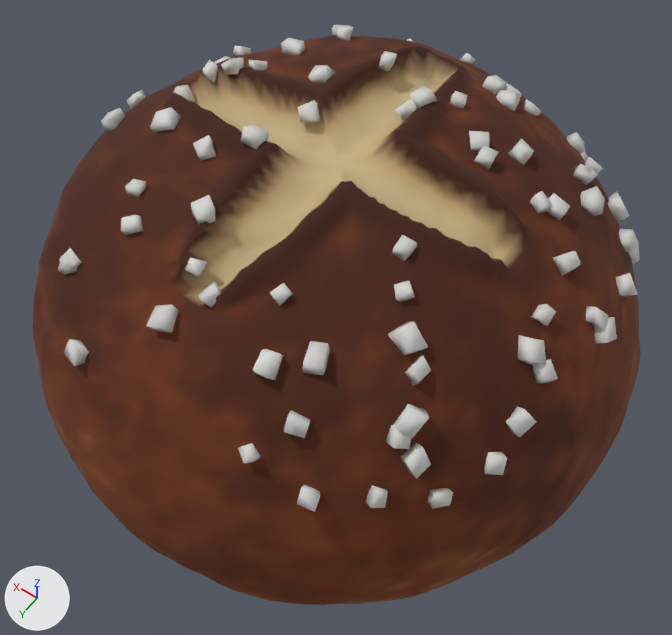
Two versions of the glTF model digitale-baeckerei/produkte-3d/laugenbroetchen.glb, one commit apart.
Both versions are drawn from a camera (50 mm lens) standing at (-0.052, 0.0727, 0.1281) and looking at (-0.0034, 0.0047, 0.0213). The lights are fixed; the arrows at lower left show +X, +Y and +Z. The first picture is the older version. Where no turn or scale is listed for an object, it has been applied to the vertices.

In view in the first picture: 'laugenbroetchen'.
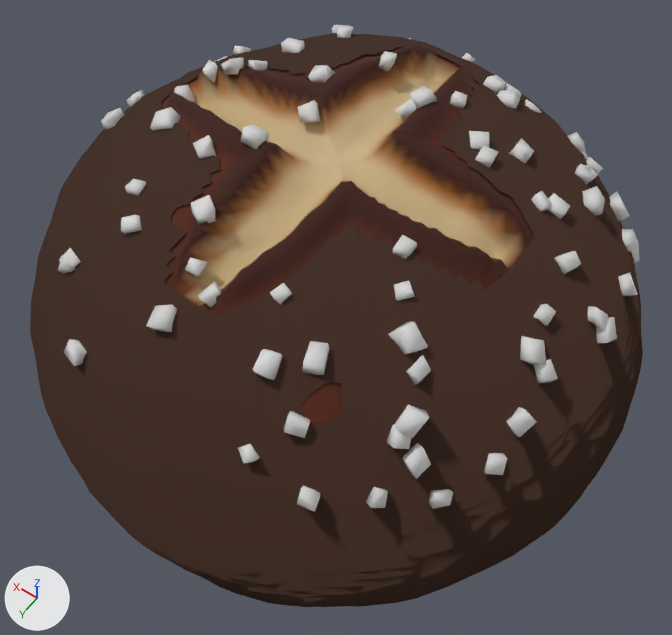
Where the newer file only moved an object's origin or applied its transform, the numbers keep the older frame.

Diff of the bpy script that builds the scene:
```diff
--- a/digitale-baeckerei/produkte-3d/laugenbroetchen.glb.py
+++ b/digitale-baeckerei/produkte-3d/laugenbroetchen.glb.py
@@ me_laugenbroetchen @@
 # used by ob_laugenbroetchen; location = (0.0, 0.0, 0.0258)
-me_laugenbroetchen.from_pydata(...)  # 7346 vertices, 14376 faces; spans x -0.045..0.045, y -0.045..0.045, z -0.0258..0.0258
+me_laugenbroetchen.from_pydata(...)  # 10416 vertices, 20339 faces; spans x -0.0453..0.0453, y -0.0453..0.0453, z -0.0258..0.0258
+# me_laugenbroetchen part 1: 1 vertex moved within x -0.0003, y -0.0016, z 0.0201; 1 vertex removed from x -0.0004, y -0.0016, z 0.0201; 3071 vertices added at x -0.0453..0.0453, y -0.0453..0.0453, z -0.0258..0.0227
+# me_laugenbroetchen part 2: 12366 kept faces spanning x -0.045..0.045, y -0.045..0.045, z -0.0258..0.0258 get new vertex colours; the middle colour goes from brown #713512 to brown #834118
 me_laugenbroetchen.materials.append(mat_laugenbroetchen)
```

What differs and where, as boxes (x1, y1, x2, y2) in the pictures (672 x 635 px):
'laugenbroetchen', reshaped
    before: (33, 25, 641, 605)
    after: (30, 25, 643, 607)
part 1 of me_laugenbroetchen, built on
    before: (337, 152, 353, 163)
    after: (30, 33, 643, 607)
part 2 of me_laugenbroetchen, recoloured
    before: (33, 30, 641, 605)
    after: (58, 30, 638, 512)
